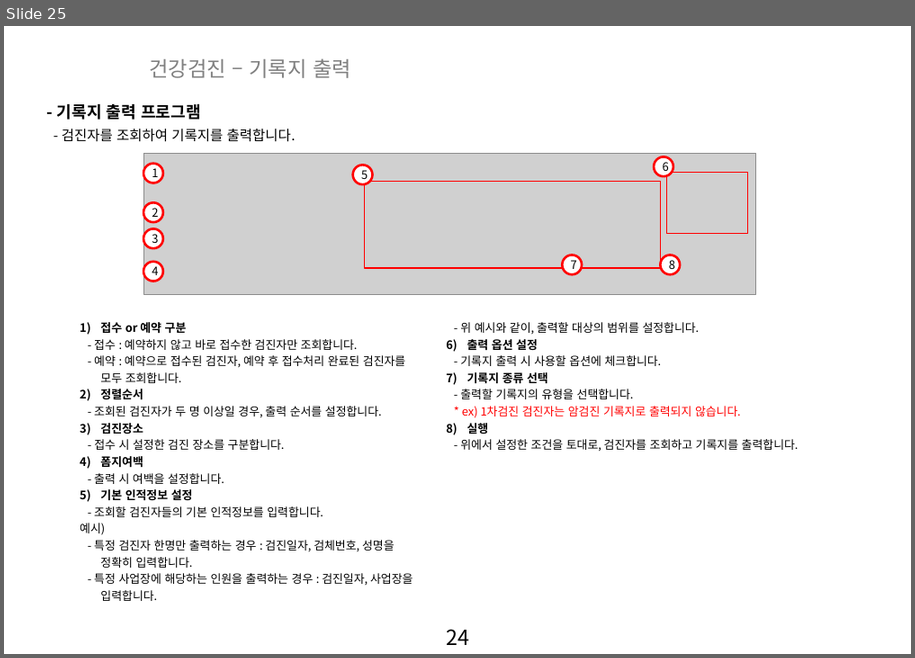
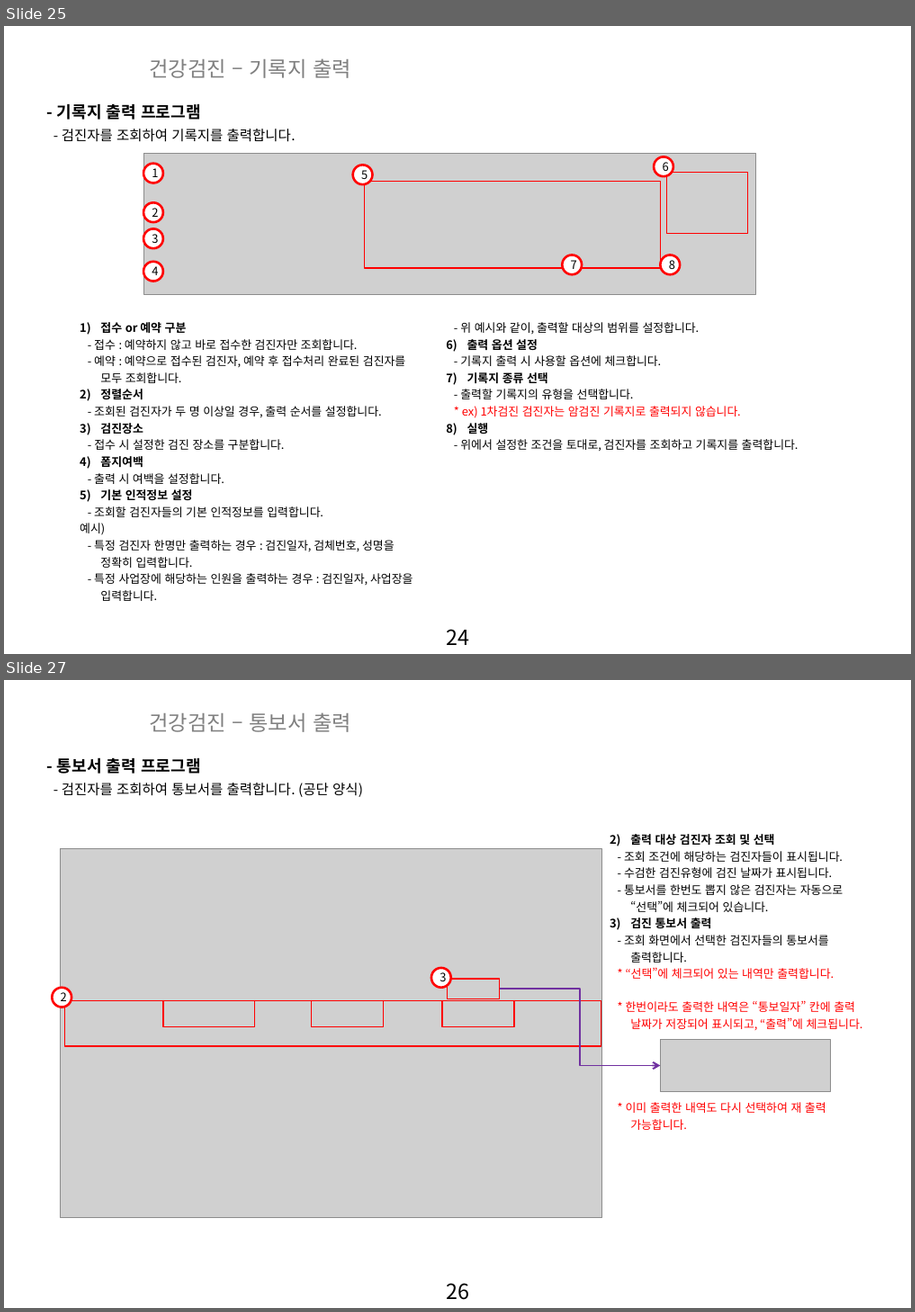
Before and after one commit to zooxop/ailiss_manual, a slide deck: manual/앨리스_매뉴얼_작업중.pptx. Shown one above the other, each under a label of ours: slide 25 before the commit, slides 25 and 27 after it; the slides between them are not shown. The pictures are 915x658 and 915x1312 pixels, drawn with LibreOffice and Linux fonts; fonts in the diff are those of the drawing; grey boxes stand for pictures; background and template pictures are left out. Boxes give left, top, right and bottom in pixels: in the first picture for what was removed or moved away, otherwise in the second. Text is boxed around its words. In the diff, an @@ line names an element or a change of style, - is before the commit and + after.

```diff
--- a/manual/앨리스_매뉴얼_작업중.pptx
+++ b/manual/앨리스_매뉴얼_작업중.pptx
@@ slide 27 added at [4, 680, 911, 1308], background picture (left out); not listed: 1 template element that a slide beside it also shows @@
@@ text added at [149, 712, 351, 732], 18 pt, text #808080 @@
+건강검진 – 통보서 출력
@@ text added at [57, 757, 201, 774], 14 pt, text #000000, bold @@
+- 통보서 출력 프로그램
@@ text added at [62, 783, 363, 797], 12 pt, text #000000 @@
+- 검진자를 조회하여 통보서를 출력합니다. (공단 양식)
@@ text added at [624, 834, 864, 1130], 10 pt, text #000000 @@
+2) 출력 대상 검진자 조회 및 선택
+- 조회 조건에 해당하는 검진자들이 표시됩니다.
+- 수검한 검진유형에 검진 날짜가 표시됩니다.
+- 통보서를 한번도 뽑지 않은 검진자는 자동으로
+“선택”에 체크되어 있습니다.
+3) 검진 통보서 출력
+- 조회 화면에서 선택한 검진자들의 통보서를 출력합니다.
+* “선택”에 체크되어 있는 내역만 출력합니다.
+* 한번이라도 출력한 내역은 “통보일자” 칸에 출력
+날짜가 저장되어 표시되고, “출력”에 체크됩니다.
+* 이미 출력한 내역도 다시 선택하여 재 출력
+가능합니다.
@@ picture added at [60, 849, 602, 1218] @@
@@ ellipse added at [432, 968, 450, 988], fill #FFFFFF, outline #FF0000 2 pt, 10 pt, text #000000 @@
+3
@@ ellipse added at [52, 988, 71, 1007], fill #FFFFFF, outline #FF0000 2 pt, 10 pt, text #000000 @@
+2
@@ rectangle added at [65, 1000, 602, 1047], outline #FF0000 1 pt @@
@@ rectangle added at [163, 1000, 254, 1026], outline #FF0000 1 pt @@
@@ rectangle added at [312, 1000, 384, 1026], outline #FF0000 1 pt @@
@@ rectangle added at [442, 1000, 514, 1026], outline #FF0000 1 pt @@
@@ rectangle added at [448, 979, 500, 1000], outline #FF0000 1 pt @@
@@ elbow arrow added from (500, 989) to (661, 1065), #7030A0 1.5 pt @@
@@ picture added at [661, 1040, 831, 1091] @@
```
Also in this commit, not shown: 2 other slides added.
